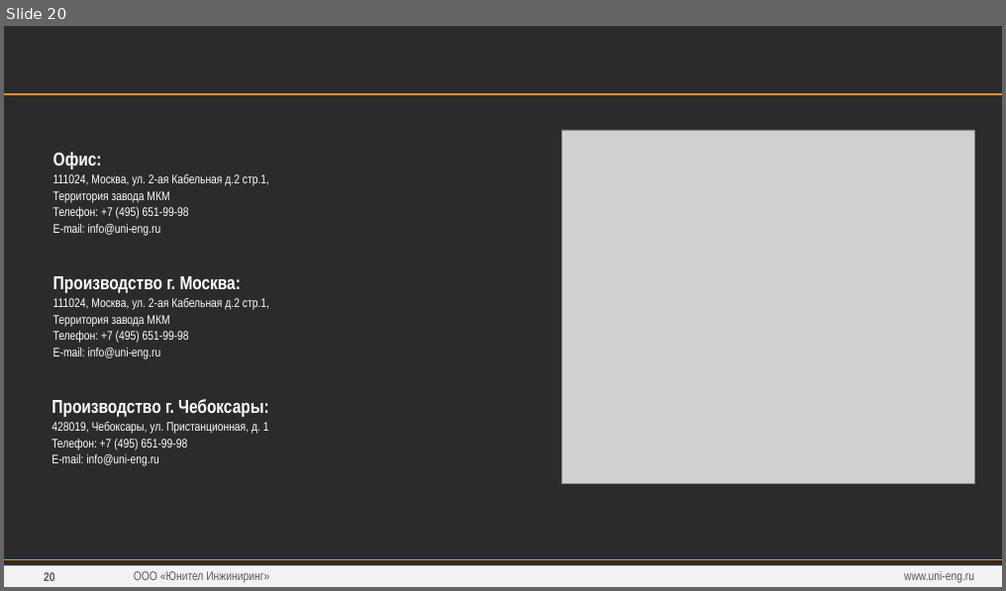
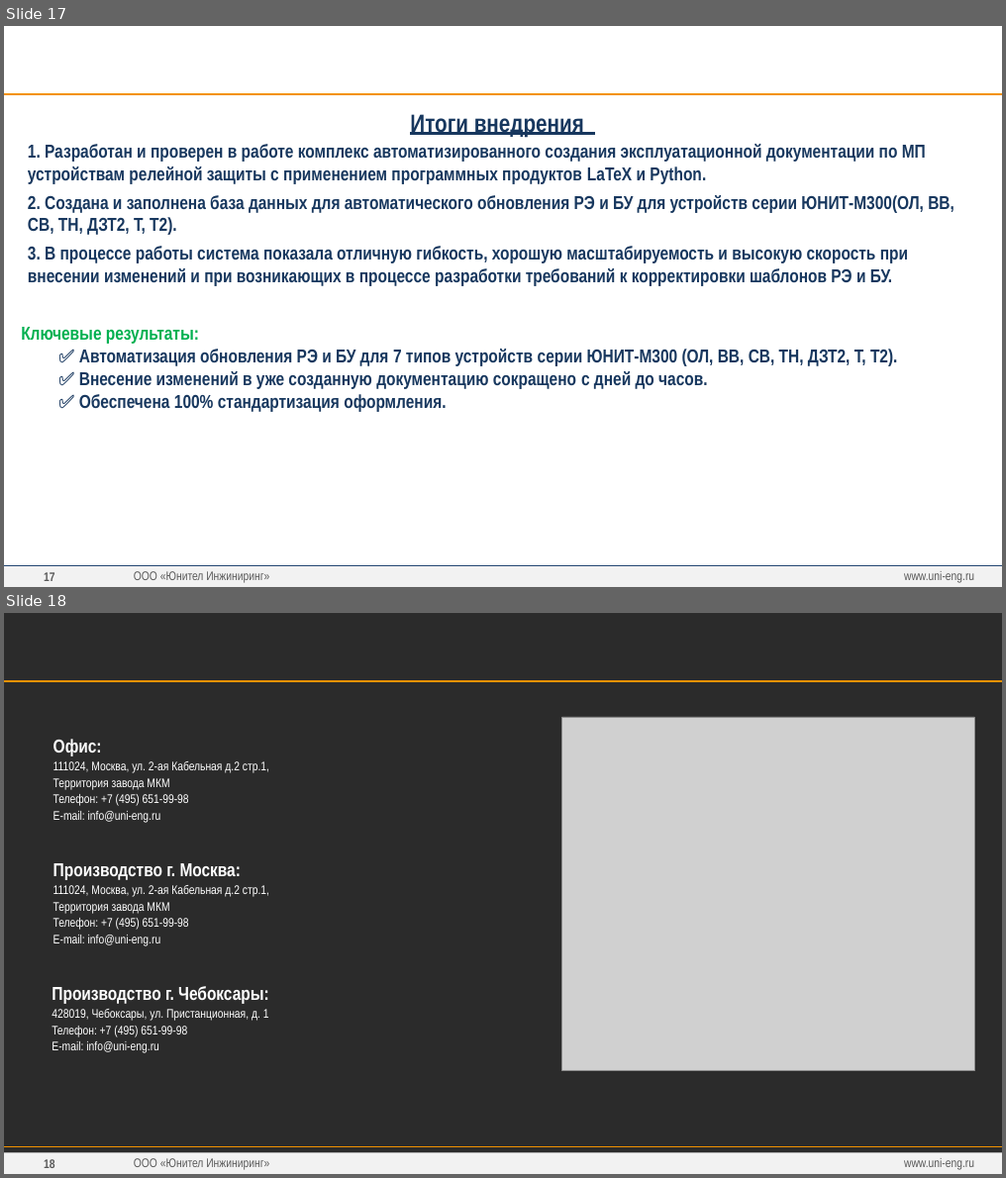
Before and after one commit to greglu1976/ProjectOmni, a slide deck: Презентация/Презентация v3.pptx. Shown one above the other, each under a label of ours: slide 20 before the commit, slides 17 and 18 after it. The pictures are 1006x591 and 1006x1178 pixels, drawn with LibreOffice and Linux fonts; fonts in the diff are those of the drawing; grey boxes stand for pictures; background and template pictures are left out; a plain dark background stands for a picture behind light text. Boxes give left, top, right and bottom in pixels: in the first picture for what was removed or moved away, otherwise in the second. Text is boxed around its words. In the diff, an @@ line names an element or a change of style, - is before the commit and + after.

```diff
--- a/Презентация/Презентация v3.pptx
+++ b/Презентация/Презентация v3.pptx
@@ slide 17 added at (x1=4, y1=26, x2=1002, y2=587), background #FFFFFF; not listed: 4 template elements that a slide beside it also shows @@
@@ text added at (x1=4, y1=42, x2=779, y2=75), 20 pt, text #FFFFFF, bold @@
+ВЫВОДЫ
@@ text added at (x1=410, y1=114, x2=584, y2=138), 24 pt, text #17375E, bold, underline @@
+Итоги внедрения
@@ text added at (x1=28, y1=144, x2=954, y2=286), 18 pt, text #17375E, bold @@
+1. Разработан и проверен в работе комплекс автоматизированного создания эксплуатационной документации по МП устройствам релейной защиты с применением программных продуктов LaTeX и Python.
+2. Создана и заполнена база данных для автоматического обновления РЭ и БУ для устройств серии ЮНИТ-М300(ОЛ, ВВ, СВ, ТН, ДЗТ2, Т, Т2).
+3. В процессе работы система показала отличную гибкость, хорошую масштабируемость и высокую скорость при внесении изменений и при возникающих в процессе разработки требований к корректировки шаблонов РЭ и БУ.
@@ text added at (x1=21, y1=327, x2=898, y2=412), 18 pt, text #17375E, bold @@
+Ключевые результаты:
+  ✅ Автоматизация обновления РЭ и БУ для 7 типов устройств серии ЮНИТ-М300 (ОЛ, ВВ, СВ, ТН, ДЗТ2, Т, Т2).
+  ✅ Внесение изменений в уже созданную документацию сокращено с дней до часов.
+  ✅ Обеспечена 100% стандартизация оформления.
@@ line added from (4, 566) to (1002, 566), #234672 1 pt @@
@@ text added at (x1=904, y1=571, x2=974, y2=583), 12 pt, text #595959 @@
+www.uni-eng.ru
@@ what was slide 20 is now slide 18 @@
@@ page number at (x1=44, y1=1159, x2=54, y2=1168): text changed @@
-20
+18
```
Also in this commit, not shown: 1 slide changed, 3 slides removed, 59 other files.
